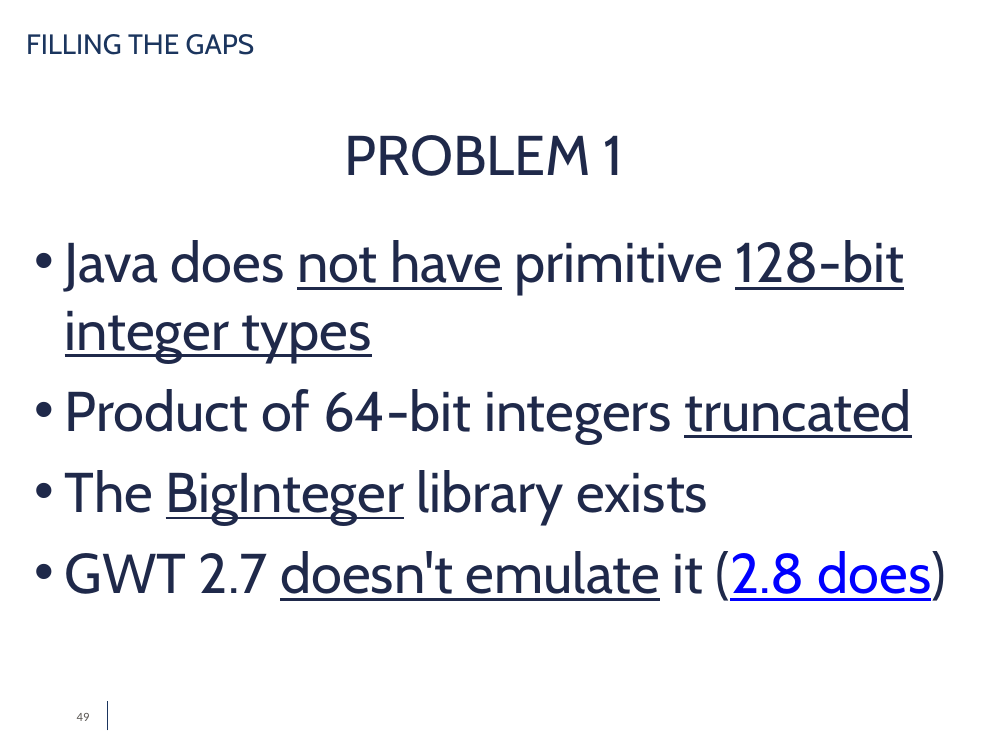
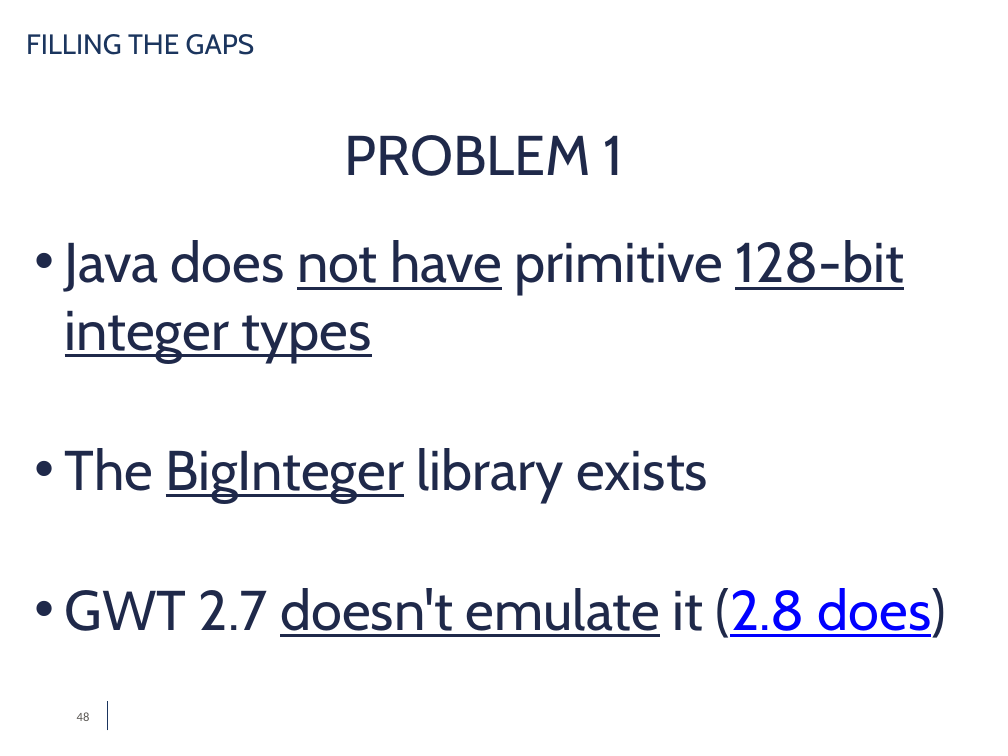
Before and after one commit to simdeistud/bachelors-thesis, a slide deck: slide 48 of SlidesDeiana4_3 -ABRIDGED.pptx (slide 49 before the commit). Drawn at 1008x756 pixels with LibreOffice and Linux fonts; fonts in the diff are those of the drawing; background and template pictures are left out. Boxes give left, top, right and bottom in pixels: in the first picture for what was removed or moved away, otherwise in the second. Text is boxed around its words. In the diff, an @@ line names an element or a change of style, - is before the commit and + after.

```diff
--- a/SlidesDeiana4_3 -ABRIDGED.pptx
+++ b/SlidesDeiana4_3 -ABRIDGED.pptx
@@ text at [65,389,911,443]: paragraph removed @@
-• Product of 64-bit integers truncated
```
Also in this commit, not shown: 16 other slides changed, 4 slides added, 4 slides removed, 1 other file.
